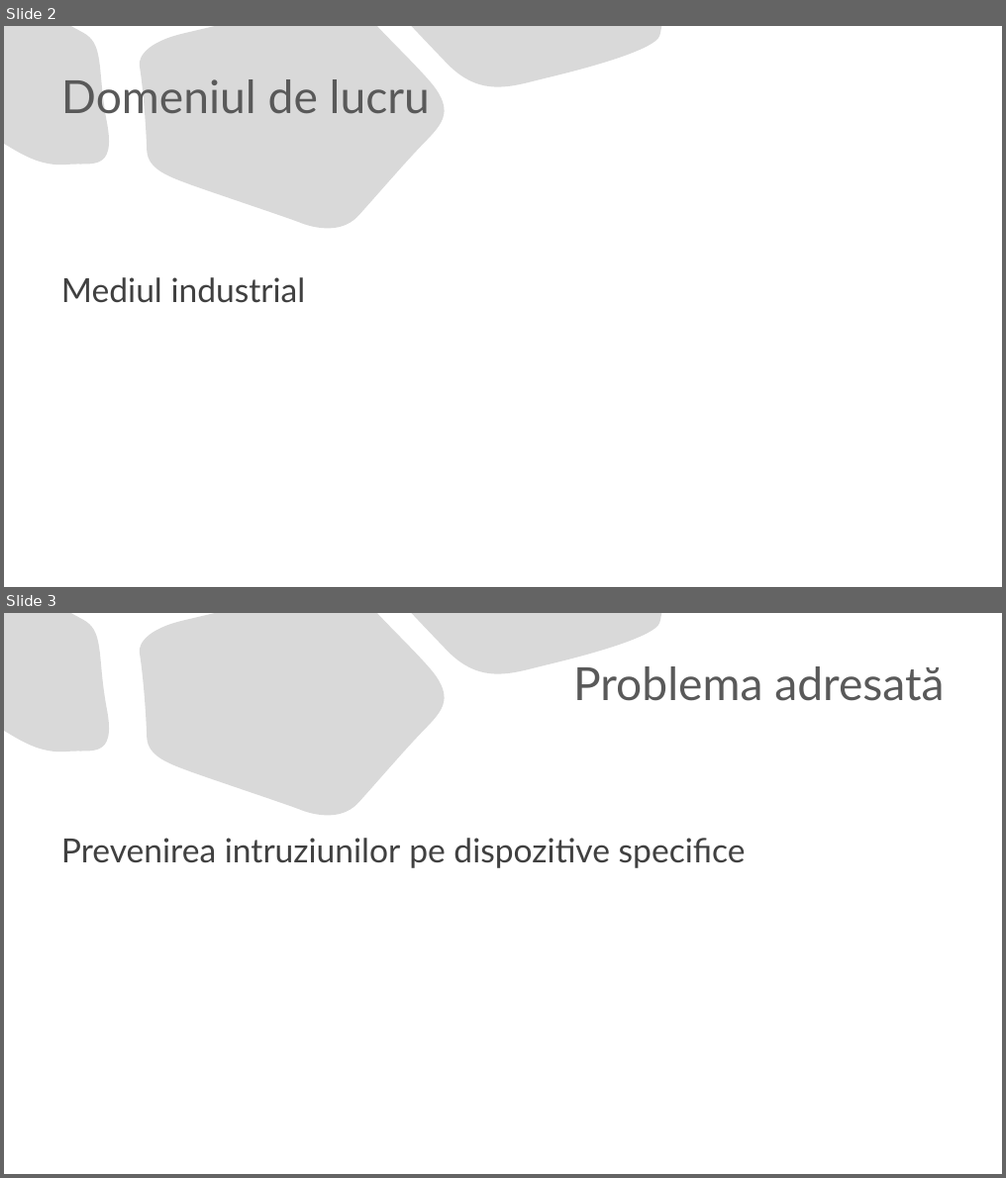
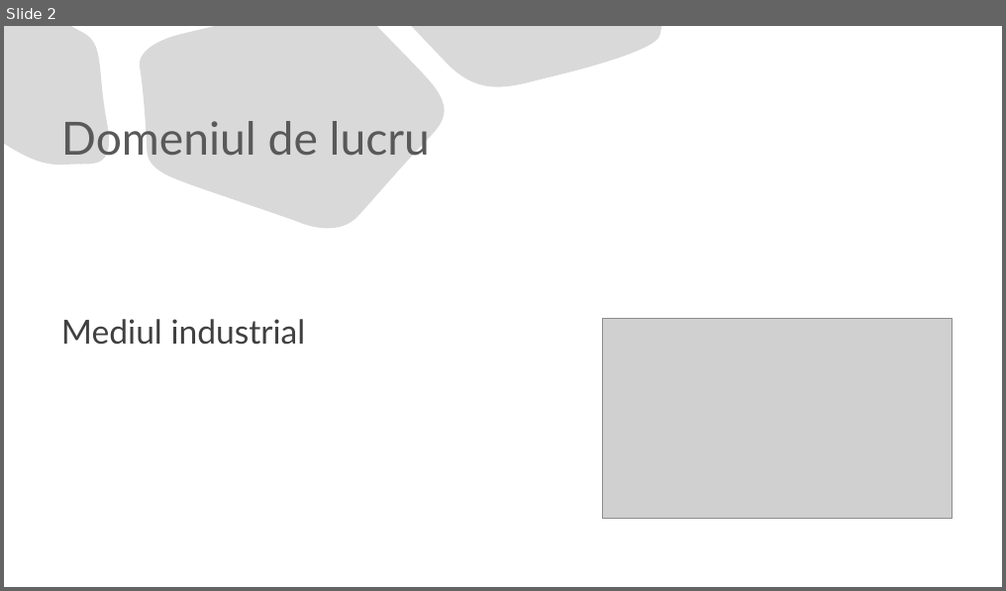
Before and after one commit to TheodorPredescu/Intrusion-Detection-and-Prevention-System, a slide deck: document/prezentare_scss.pptx. Shown one above the other, each under a label of ours: slides 2 and 3 before the commit, slide 2 after it. The pictures are 1006x1178 and 1006x591 pixels, drawn with LibreOffice and Linux fonts; fonts in the diff are those of the drawing; grey boxes stand for pictures. Boxes give left, top, right and bottom in pixels: in the first picture for what was removed or moved away, otherwise in the second. Text is boxed around its words. In the diff, an @@ line names an element or a change of style, - is before the commit and + after.

```diff
--- a/document/prezentare_scss.pptx
+++ b/document/prezentare_scss.pptx
@@ slide 3 removed at [4, 613, 1002, 1174], background #FFFFFF; not listed: 3 template elements that a slide beside it also shows @@
@@ title removed at [573, 666, 944, 701] @@
-Problema adresată
@@ text removed at [61, 838, 746, 868] @@
-Prevenirea intruziunilor pe dispozitive specifice
@@ slide 2 changed as well @@
@@ title "Domeniul de lucru": place and size @@
-title "Domeniul de lucru" at [61, 79, 430, 114]
+title "Domeniul de lucru" at [61, 121, 430, 156]
@@ text "Mediul industrial": place and size @@
-text "Mediul industrial" at [61, 277, 306, 303]
+text "Mediul industrial" at [61, 319, 306, 345]
@@ picture added at [602, 319, 952, 519] @@
```
Also in this commit, not shown: 6 other slides changed, 1 slide added, 16 other files.
